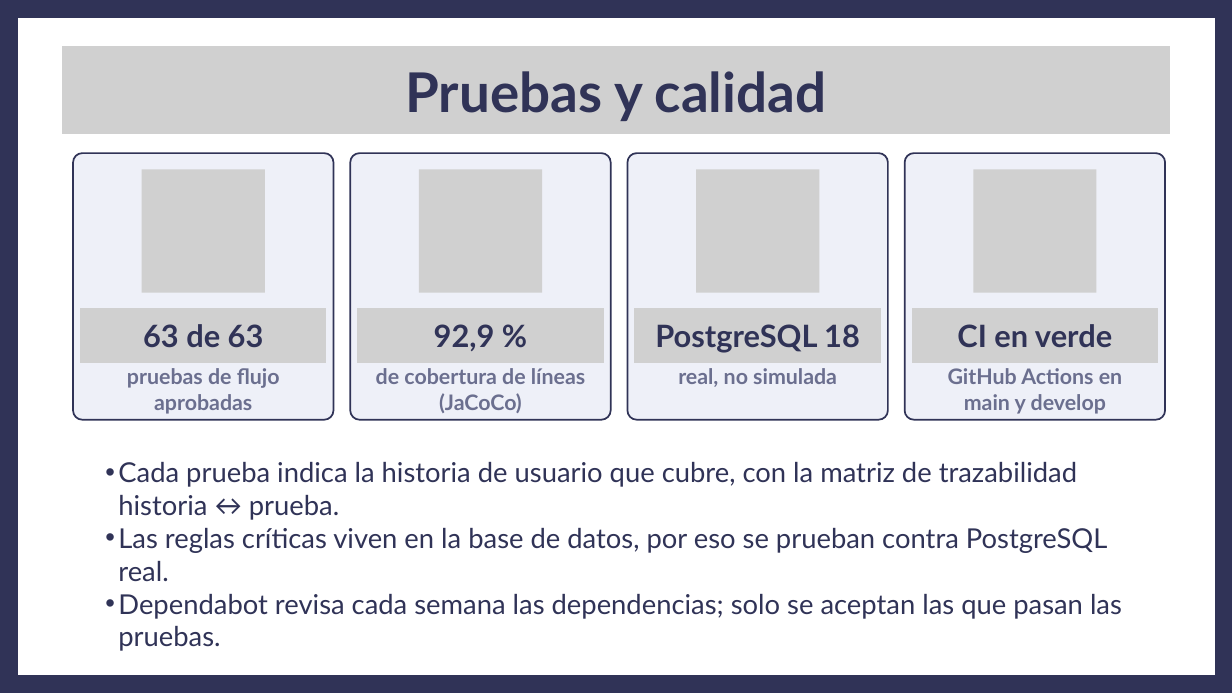
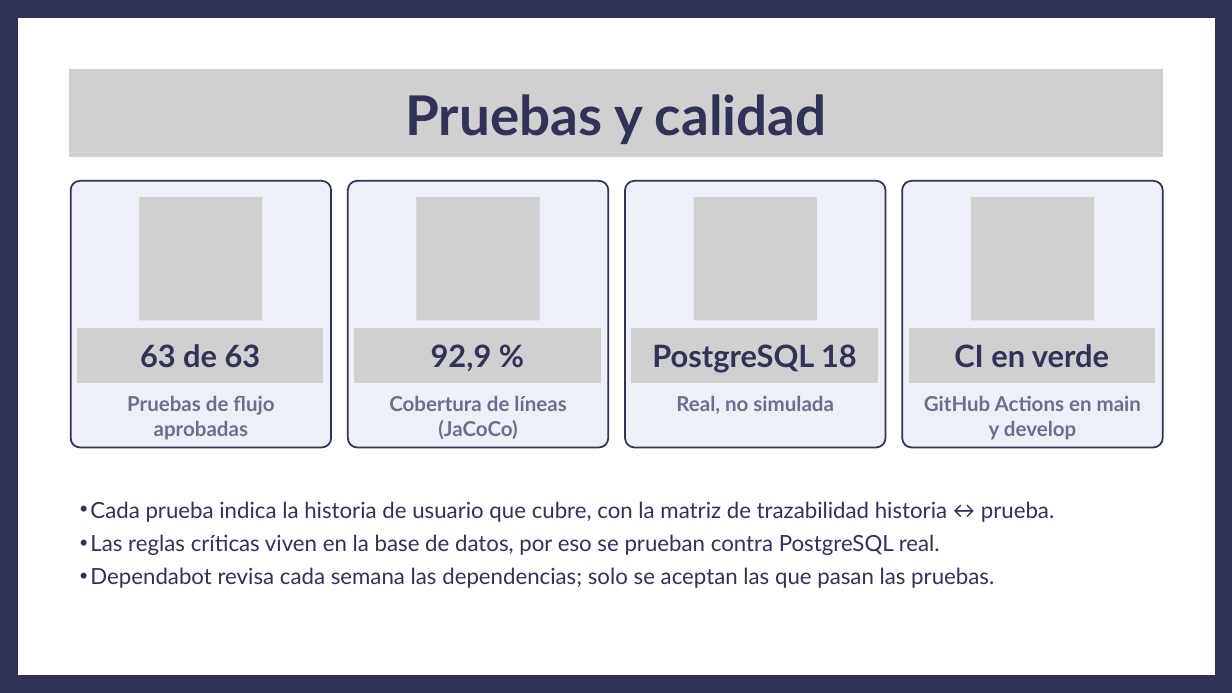
Before and after one commit to ezequielesq/SAN-BERNARDO-MALLEN-GONZALEZ-PTY4614-002D-EQUIPO-3, a slide deck: slide 8 of FASE 2/EVIDENCIAS PROYECTO/PRESENTACIÓN FASE 2 - CAPSTONE.pptx (slide 15 before the commit). Drawn at 1232x693 pixels with LibreOffice and Linux fonts; fonts in the diff are those of the drawing; grey boxes stand for pictures. Boxes give left, top, right and bottom in pixels: in the first picture for what was removed or moved away, otherwise in the second. Text is boxed around its words. In the diff, an @@ line names an element or a change of style, - is before the commit and + after.

```diff
--- a/FASE 2/EVIDENCIAS PROYECTO/PRESENTACIÓN FASE 2 - CAPSTONE.pptx
+++ b/FASE 2/EVIDENCIAS PROYECTO/PRESENTACIÓN FASE 2 - CAPSTONE.pptx
@@ picture: place and size @@
-picture at (62, 46, 1170, 134)
+picture at (69, 69, 1162, 157)
@@ text "Pruebas y calidad": place and size @@
-text "Pruebas y calidad" at (405, 71, 826, 121)
+text "Pruebas y calidad" at (405, 94, 826, 144)
@@ 3 freeform shapes, 2 pictures: place and size @@
-3 freeform shapes, 2 pictures at (142, 153, 1165, 420)
+3 freeform shapes, 2 pictures at (139, 181, 1163, 448)
@@ 2 pictures, 1 text, 1 freeform shape: place and size @@
-2 pictures, 1 text, 1 freeform shape at (73, 153, 1122, 420)
+2 pictures, 1 text, 1 freeform shape at (71, 181, 1141, 448)
@@ 4 pictures, 4 texts: place and size @@
-4 pictures, 4 texts at (80, 308, 1158, 363)
+4 pictures, 4 texts at (77, 328, 1155, 383)
@@ text at (127, 396, 274, 440): text changed; size 25 to 24 pt @@
-pruebas de flujo aprobadas
+Pruebas de flujo aprobadas
@@ text at (389, 396, 566, 439): text changed; size 25 to 24 pt @@
-de cobertura de líneas (JaCoCo)
+Cobertura de líneas (JaCoCo)
@@ text at (676, 396, 834, 414): text changed; size 25 to 24 pt @@
-real, no simulada
+Real, no simulada
@@ text "GitHub Actions en main y ..." at (924, 396, 1141, 440): size 25 to 24 pt; line spacing 30pt to 28.8pt @@
@@ text "Cada prueba indica la historia ...": place and size @@
-text "Cada prueba indica la historia ..." at (118, 462, 1122, 651)
+text "Cada prueba indica la historia ..." at (90, 501, 1054, 588)
@@ text "Cada prueba indica la historia ..." at (90, 501, 1054, 588): size 32 to 26 pt; indent changed; line spacing 38.4pt to 39pt @@
```
Also in this commit, not shown: 10 other slides changed, 19 slides added, 7 slides removed, 1 other file.
